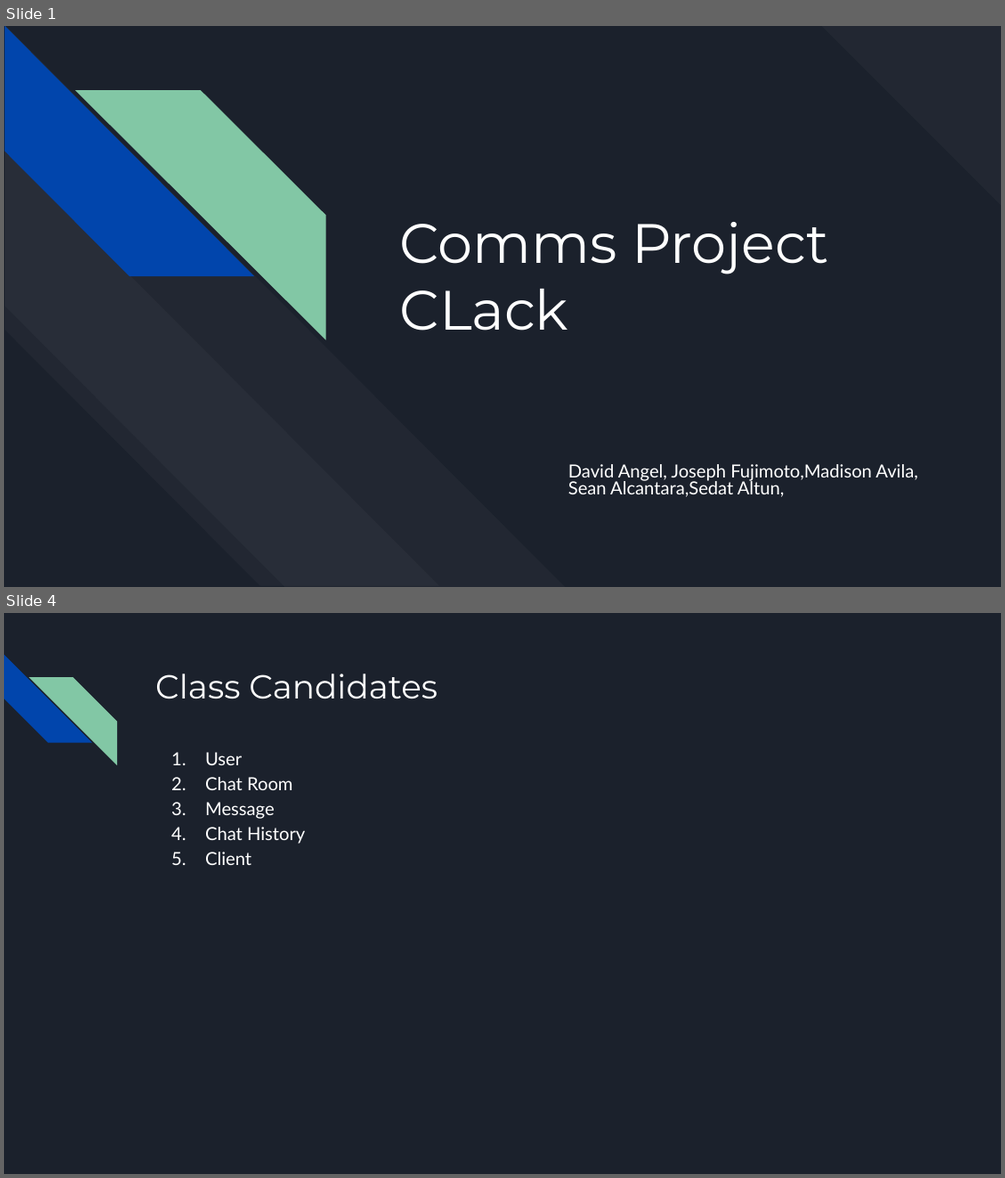
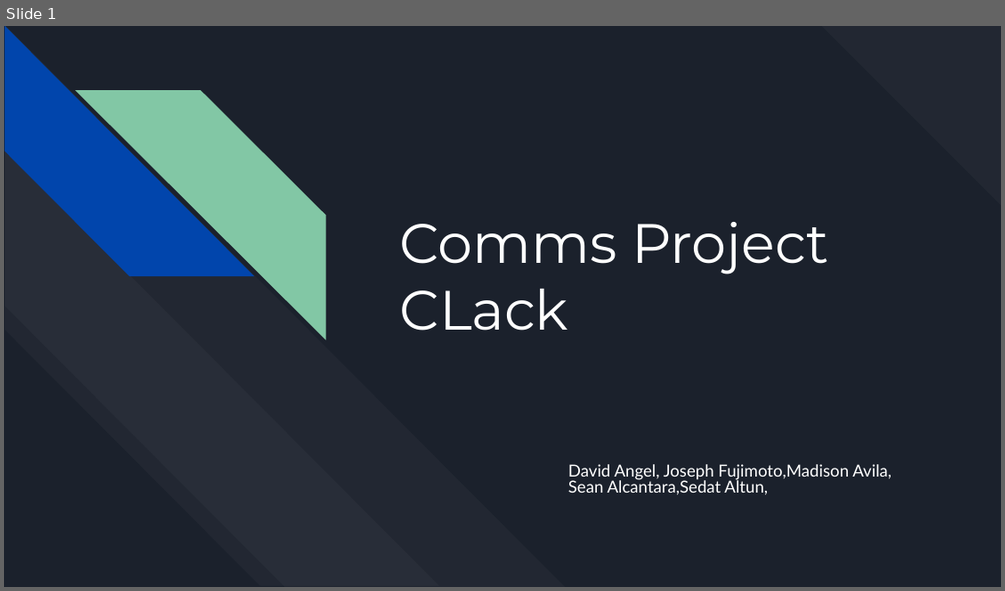
Before and after one commit to R3r3zzed/Comms-Project, a slide deck: Design/Comms Project Design.pptx. Shown one above the other, each under a label of ours: slides 1 and 4 before the commit, slide 1 after it; the slides between them are not shown. The pictures are 1005x1178 and 1005x591 pixels, drawn with LibreOffice and Linux fonts; fonts in the diff are those of the drawing. Boxes give left, top, right and bottom in pixels: in the first picture for what was removed or moved away, otherwise in the second. Text is boxed around its words. In the diff, an @@ line names an element or a change of style, - is before the commit and + after.

```diff
--- a/Design/Comms Project Design.pptx
+++ b/Design/Comms Project Design.pptx
@@ slide 4 removed at (x1=4, y1=613, x2=1001, y2=1174), background #1B212C @@
@@ diag stripe removed at (x1=4, y1=655, x2=92, y2=743) @@
@@ diag stripe removed at (x1=29, y1=677, x2=117, y2=764) @@
@@ title removed at (x1=155, y1=674, x2=437, y2=699) @@
-Class Candidates
@@ text removed at (x1=205, y1=752, x2=305, y2=865) @@
-1. User
-2. Chat Room
-3. Message
-4. Chat History
-5. Client
@@ slide 1 changed as well @@
@@ subtitle "David Angel, Joseph Fujimoto,Madison Avila, ..." at (x1=568, y1=464, x2=891, y2=495): size 13 to 12 pt @@
```
Also in this commit, not shown: 3 slides added, 4 other slides removed, 3 other files.
